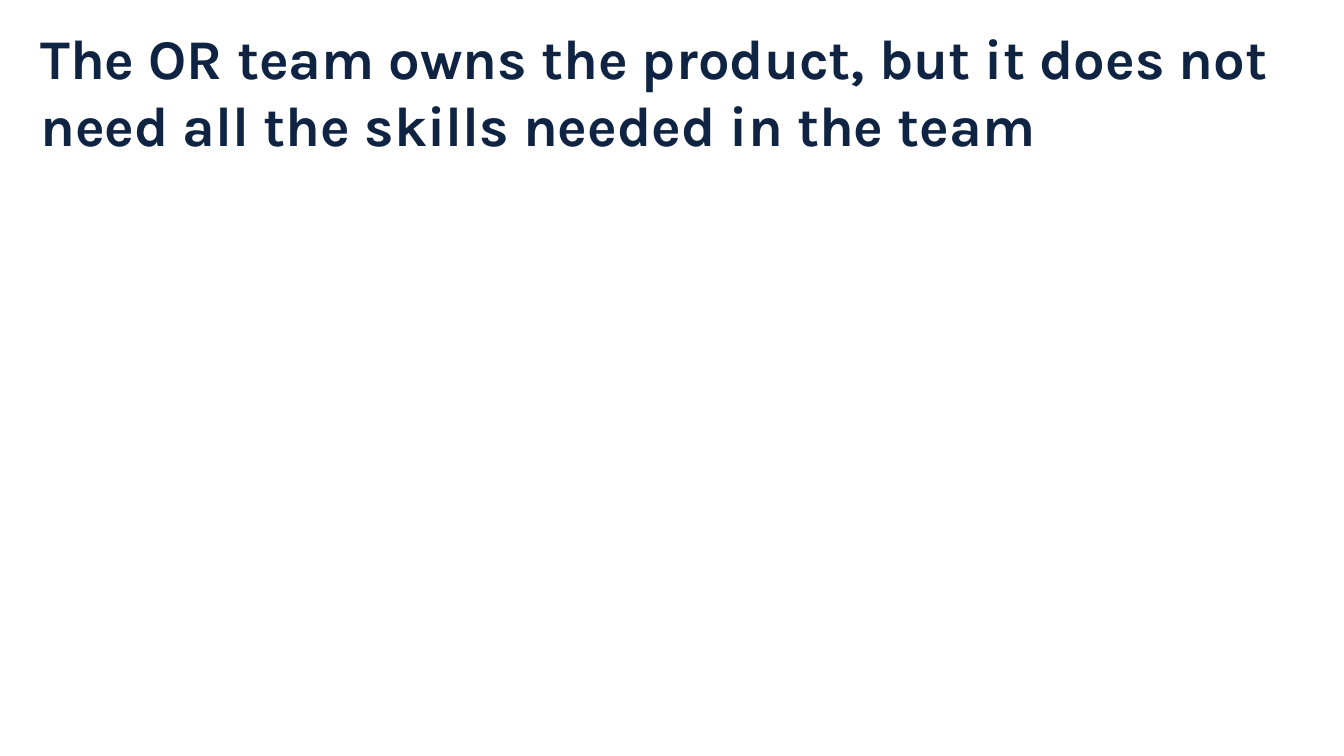
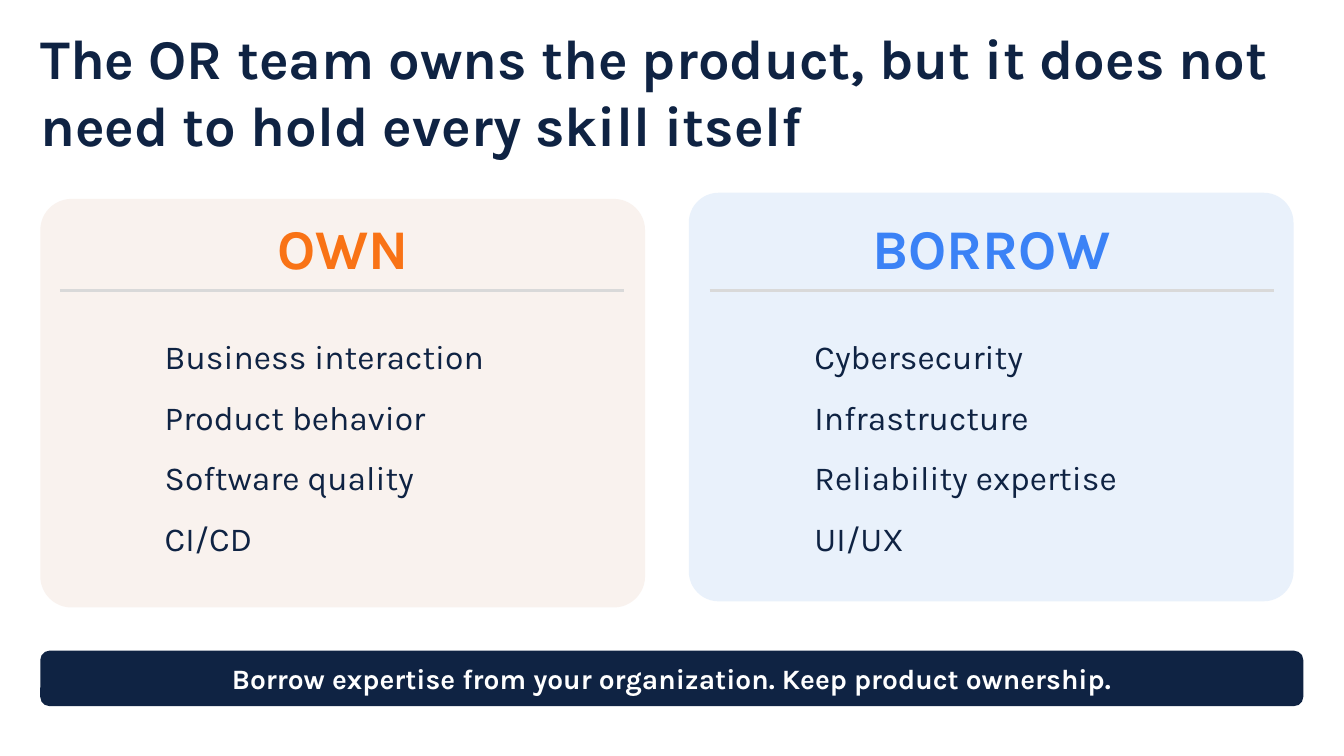
Before and after one commit to sefop/sefop-training-hub, a slide deck: slide 6 of workshops/2026-10-25-agifors-annual-symposium/agifors-sefop.pptx (slide 9 before the commit). Drawn at 1344x756 pixels with LibreOffice and Linux fonts; fonts in the diff are those of the drawing. Boxes give left, top, right and bottom in pixels: in the first picture for what was removed or moved away, otherwise in the second. Text is boxed around its words. In the diff, an @@ line names an element or a change of style, - is before the commit and + after.

```diff
--- a/workshops/2026-10-25-agifors-annual-symposium/agifors-sefop.pptx
+++ b/workshops/2026-10-25-agifors-annual-symposium/agifors-sefop.pptx
@@ text at <box>40,39,1268,160</box>: text changed @@
-The OR team owns the product, but it does not need all the skills needed in the team
+The OR team owns the product, but it does not need to hold every skill itself
@@ rounded rectangle added at <box>40,199,645,607</box>, fill #F9F2EE @@
@@ rounded rectangle added at <box>689,193,1294,601</box>, fill #E9F1FB @@
@@ text added at <box>277,232,408,270</box>, 40 pt, text #F97316, bold @@
+OWN
@@ text added at <box>872,232,1110,270</box>, 40 pt, text #3B82F6, bold @@
+BORROW
@@ line added from (59, 290) to (624, 290), #D9D9D9 2 pt @@
@@ line added from (710, 290) to (1274, 290), #D9D9D9 2 pt @@
@@ text added at <box>165,346,483,554</box>, 24 pt, text #0F2343 @@
+Business interaction
+Product behavior
+Software quality
+CI/CD
@@ text added at <box>814,346,1117,554</box>, 24 pt, text #0F2343 @@
+Cybersecurity
+Infrastructure
+Reliability expertise
+UI/UX
@@ rounded rectangle added at <box>40,651,1304,707</box>, fill #0F2343, 20 pt, text #FFFFFF, bold @@
+Borrow expertise from your organization. Keep product ownership.
```
Also in this commit, not shown: 7 other slides changed, 3 slides added, 4 slides removed, 2 other files.
